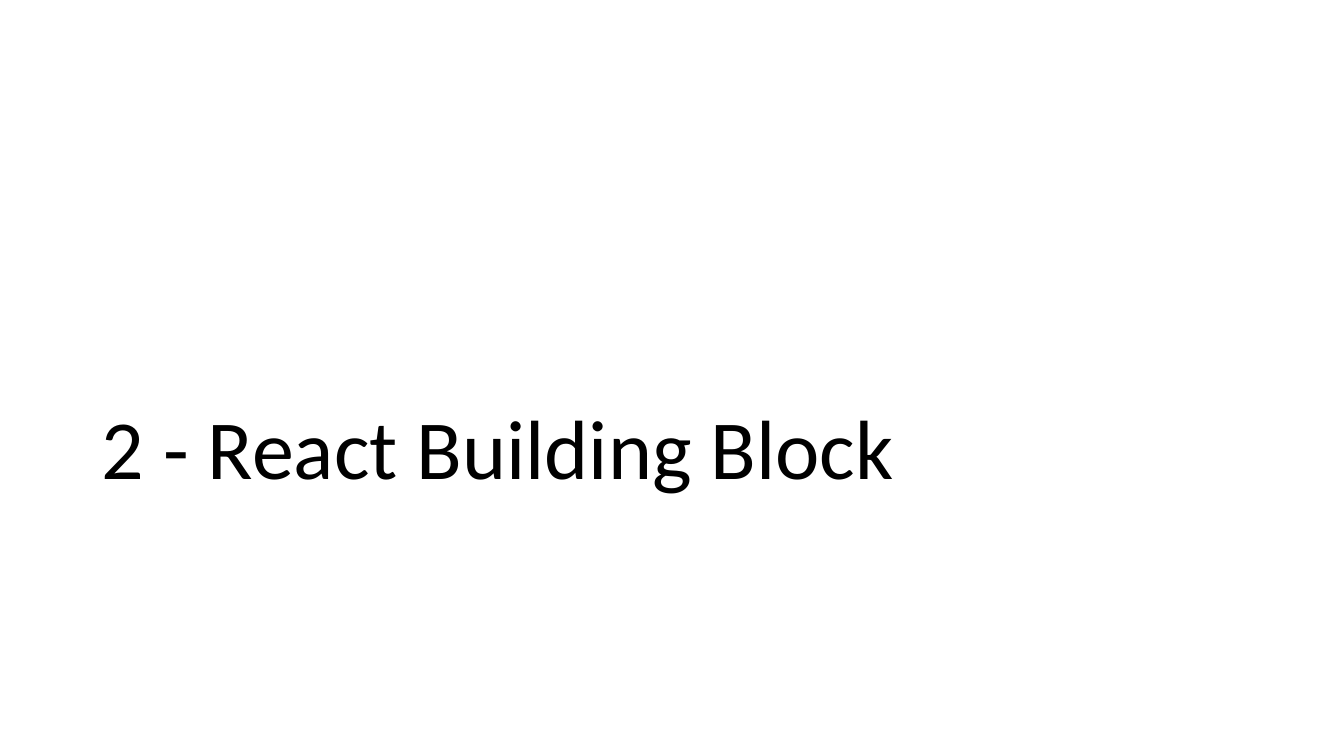
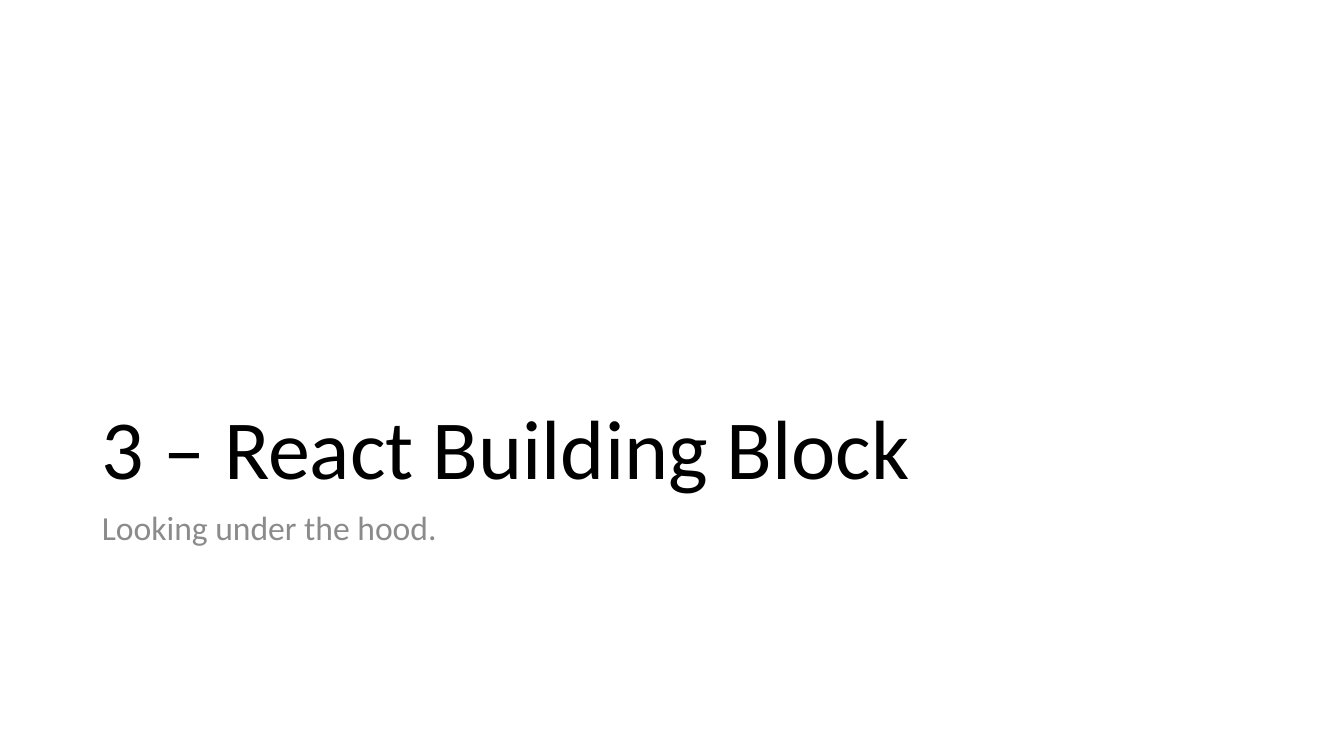
Before and after one commit to samuelgaudreau/formation-front-end-3, a slide deck: slide 14 of part-2/React-Perfo.pptx (slide 8 before the commit). Drawn at 1344x756 pixels with LibreOffice and Linux fonts; fonts in the diff are those of the drawing. Boxes give left, top, right and bottom in pixels: in the first picture for what was removed or moved away, otherwise in the second. Text is boxed around its words. In the diff, an @@ line names an element or a change of style, - is before the commit and + after.

Commit message:
Update du powerpoint React Under the hood

```diff
--- a/part-2/React-Perfo.pptx
+++ b/part-2/React-Perfo.pptx
@@ title at [102,420,910,494]: text changed @@
-2 - React Building Block
+3 – React Building Block
@@ text added at [102,516,436,546], 24 pt, text #8C8C8C @@
+Looking under the hood.
```
Also in this commit, not shown: 13 other slides changed, 4 slides added, 1 slide removed.
